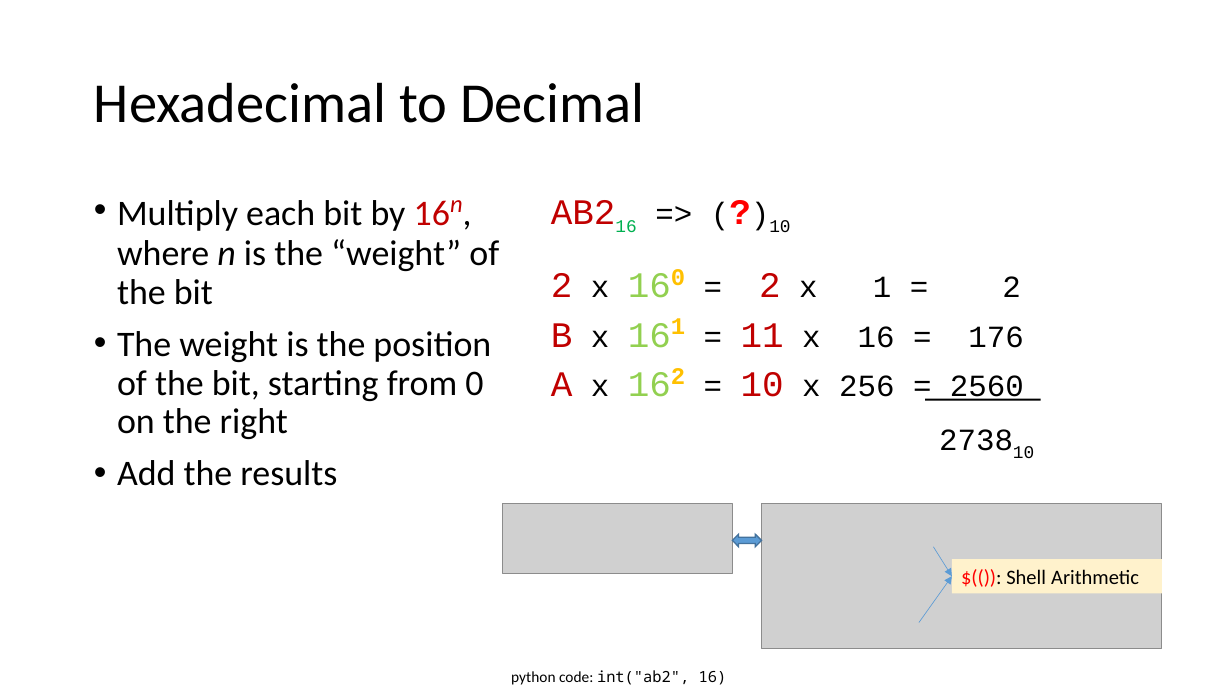
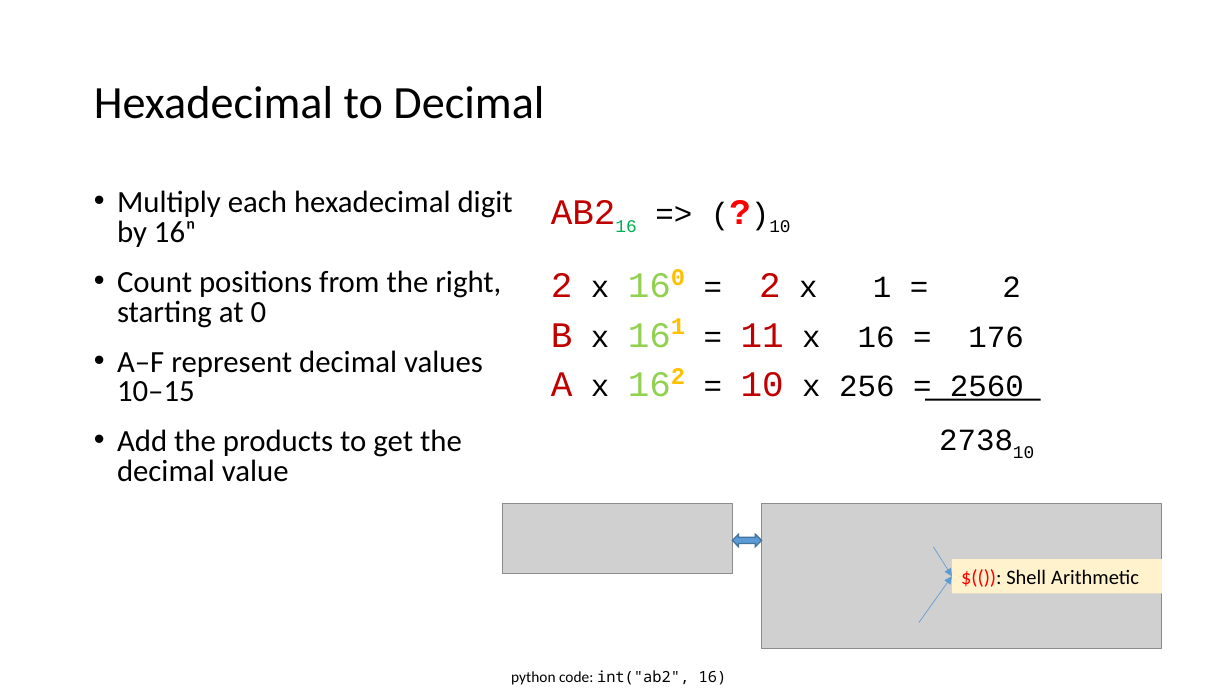
Before and after one commit to frankwxu/Digital-Forensics-Basic-Book, a slide deck: slide 11 of PPTs/Ch2_Number_Systems_for_Digital_Forensics.pptx. Drawn at 1232x693 pixels with LibreOffice and Linux fonts; fonts in the diff are those of the drawing; grey boxes stand for pictures; background and template pictures are left out. Boxes give left, top, right and bottom in pixels: in the first picture for what was removed or moved away, otherwise in the second. Text is boxed around its words. In the diff, an @@ line names an element or a change of style, - is before the commit and + after.

Commit message:
update Ch2 Number Systems for Digital Forensics presentation

```diff
--- a/PPTs/Ch2_Number_Systems_for_Digital_Forensics.pptx
+++ b/PPTs/Ch2_Number_Systems_for_Digital_Forensics.pptx
@@ title "Hexadecimal to Decimal" at <box>94,86,544,119</box>: size 44 to 36 pt @@
@@ text at <box>117,190,513,482</box>: text changed; size 28 to 24 pt @@
-• Multiply each bit by 16n, where n is the “weight” of the bit
-• The weight is the position of the bit, starting from 0 on the right
-• Add the results
+• Multiply each hexadecimal digit by 16ⁿ
+• Count positions from the right, starting at 0
+• A–F represent decimal values 10–15
+• Add the products to get the decimal value
```
Also in this commit, not shown: 35 other slides changed, 5 slides added, 4 slides removed.
